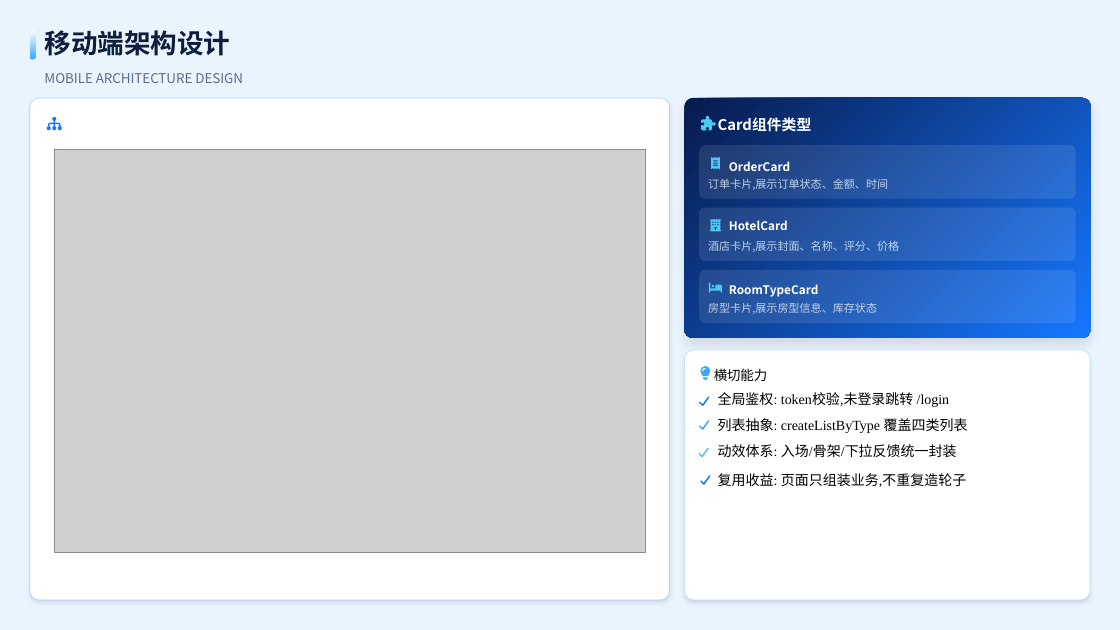
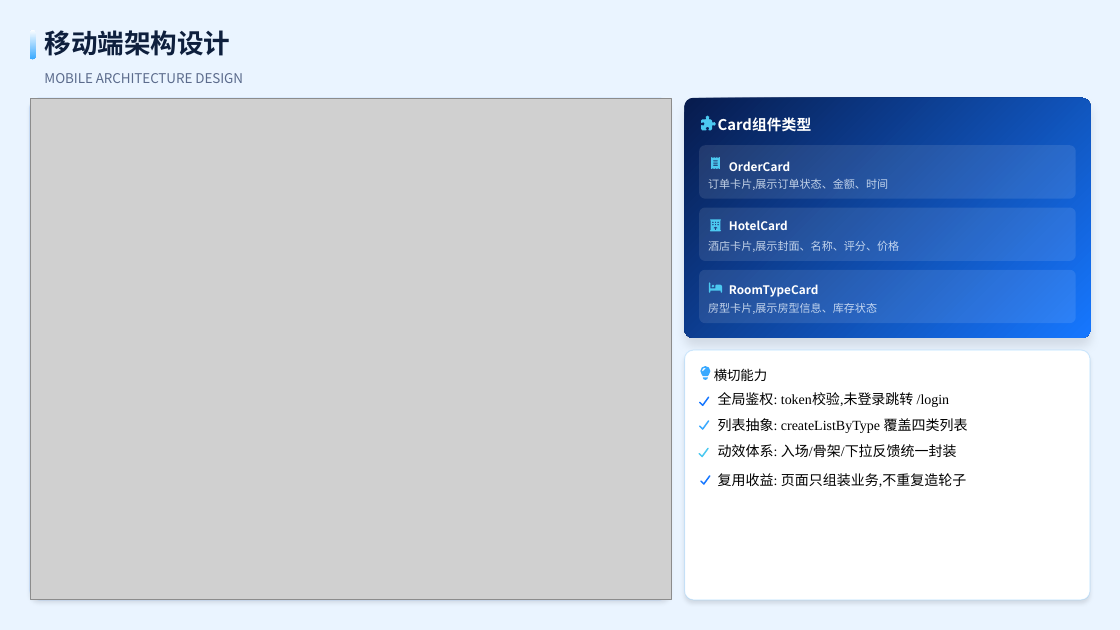
Before and after one commit to chendingya/EaseStay, a slide deck: slide 5 of docs/易宿酒店预订平台 - 三端架构设计与技术实现_修订版.pptx. Drawn at 1120x630 pixels with LibreOffice and Linux fonts; fonts in the diff are those of the drawing; grey boxes stand for pictures. Boxes give left, top, right and bottom in pixels: in the first picture for what was removed or moved away, otherwise in the second. Text is boxed around its words. In the diff, an @@ line names an element or a change of style, - is before the commit and + after.

```diff
--- a/docs/易宿酒店预订平台 - 三端架构设计与技术实现_修订版.pptx
+++ b/docs/易宿酒店预订平台 - 三端架构设计与技术实现_修订版.pptx
@@ picture: place and size @@
-picture at box(55, 150, 645, 553)
+picture at box(30, 98, 671, 600)
@@ freeform shape removed at box(47, 116, 62, 131) @@
```
Also in this commit, not shown: 11 other slides changed, 5 other files.
